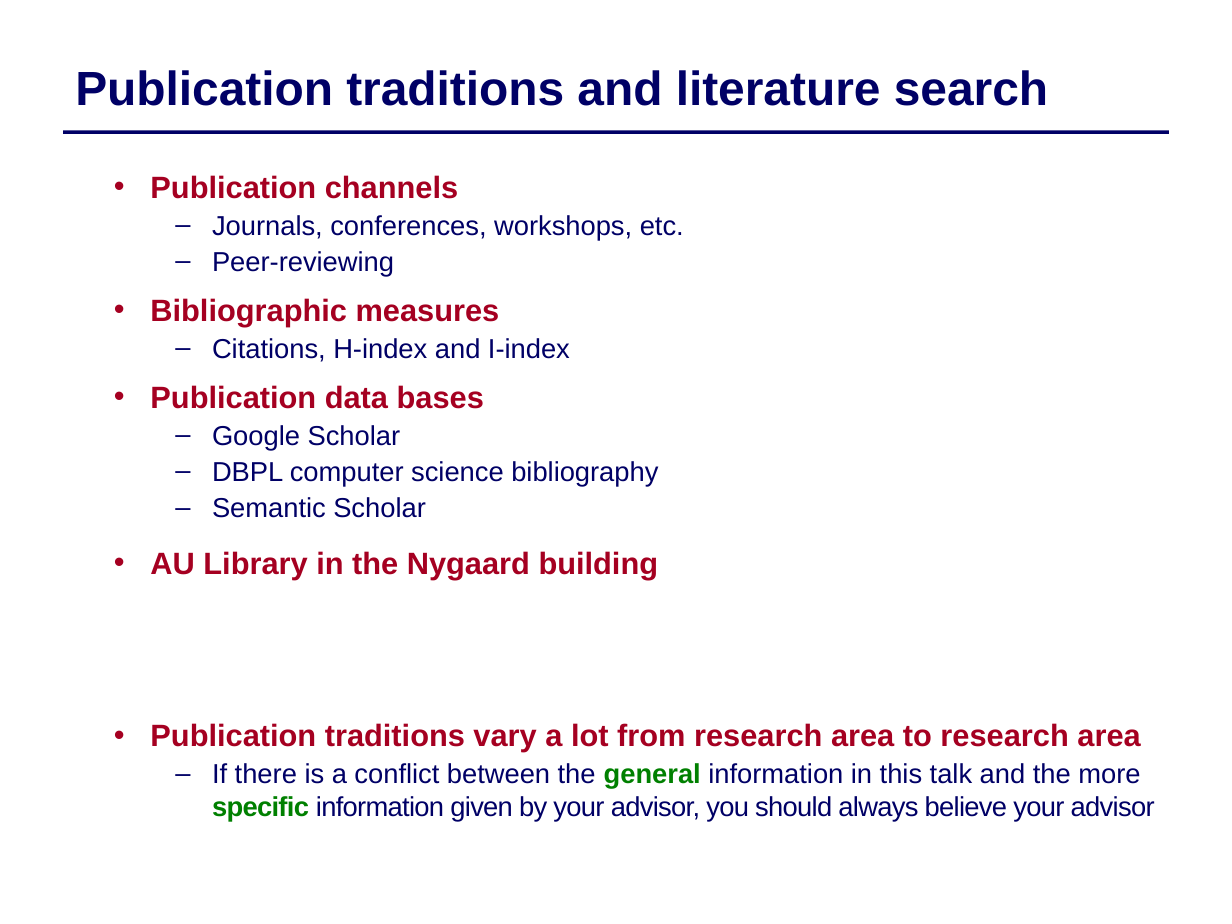
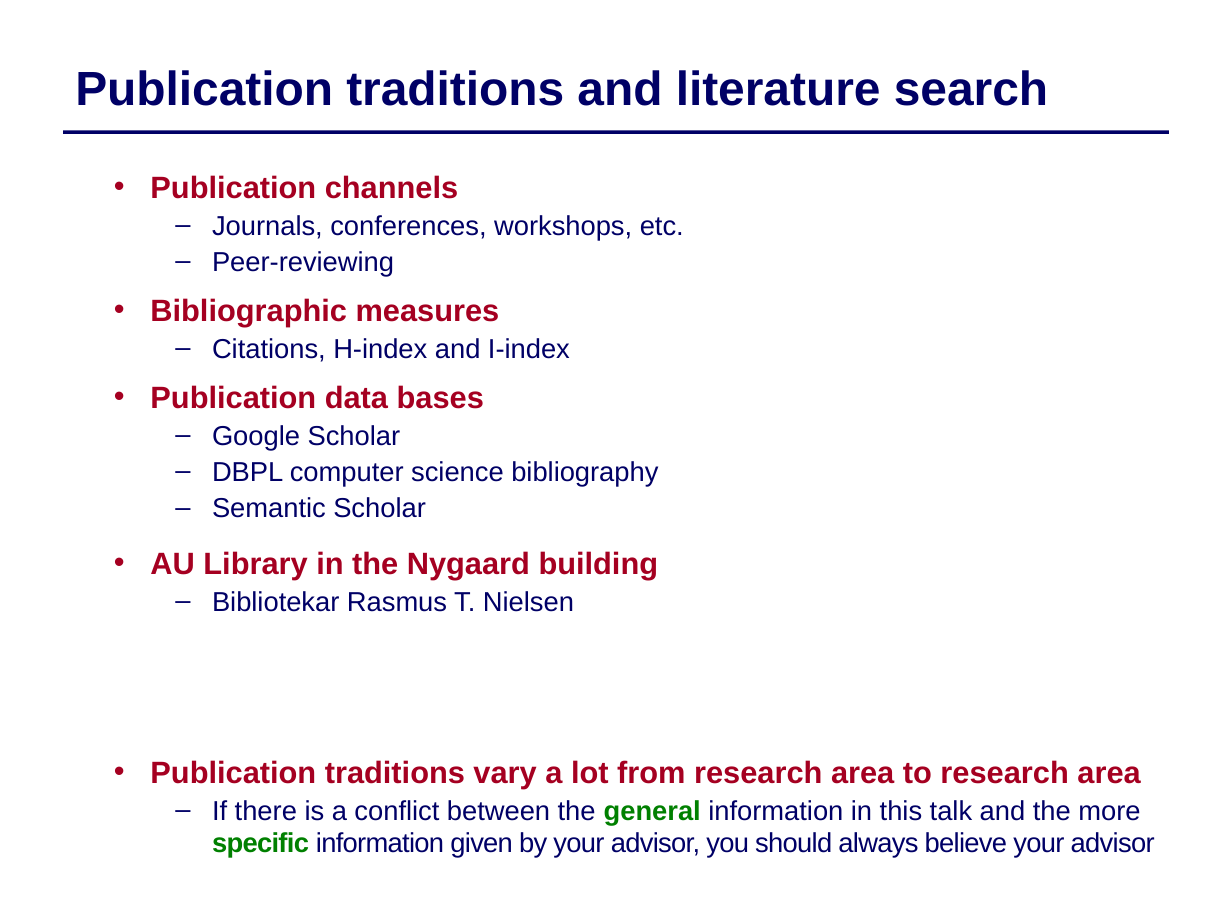
Before and after one commit to IntProgAU/Materiale, a slide deck: slide 1 of web/b25/3 Publication Traditions.pptx. Drawn at 1232x924 pixels with LibreOffice and Linux fonts; fonts in the diff are those of the drawing. Boxes give left, top, right and bottom in pixels: in the first picture for what was removed or moved away, otherwise in the second. Text is boxed around its words. In the diff, an @@ line names an element or a change of style, - is before the commit and + after.

```diff
--- a/web/b25/3 Publication Traditions.pptx
+++ b/web/b25/3 Publication Traditions.pptx
@@ text at box(212, 591, 574, 612): paragraph added @@
+  – Bibliotekar Rasmus T. Nielsen
```
